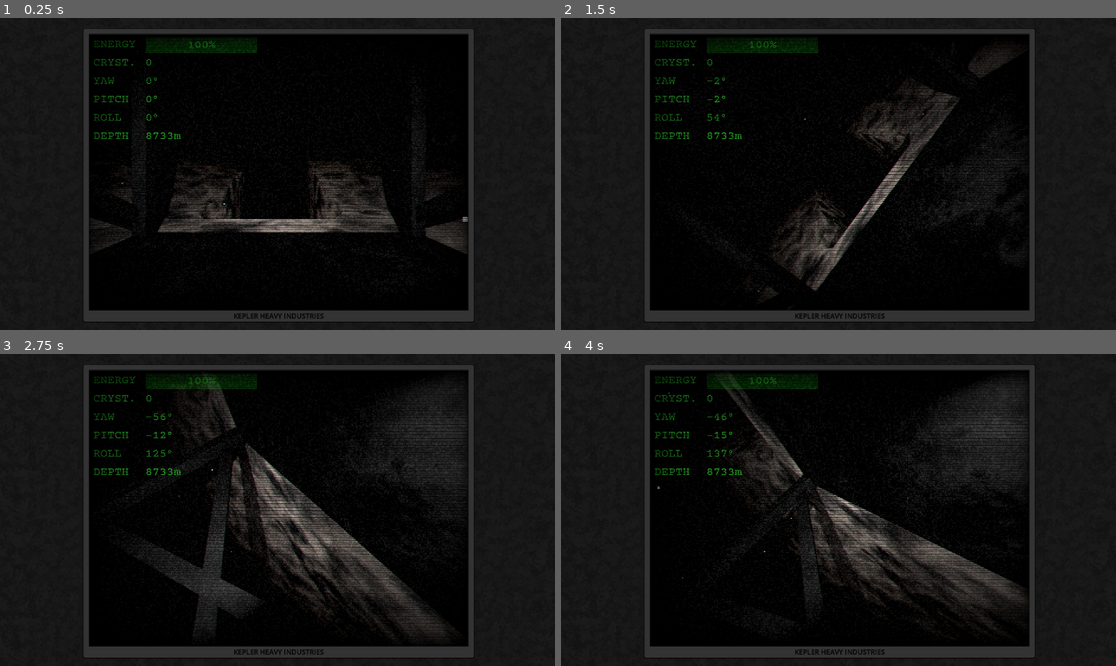
Above: before the commit, frames 1-4 (two rows, left to right).
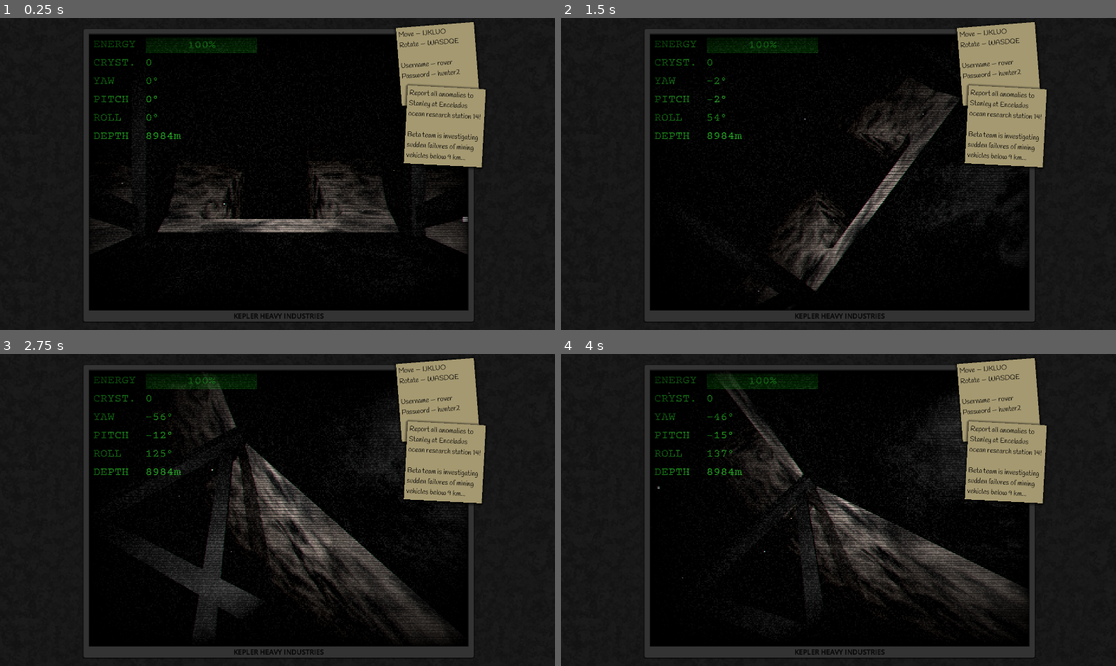
Above: after the commit, the same moments.

Repository: AlnisS/mines-of-enceladus
Game: Godot game, scene res://main.tscn
Two runs of this game, one before a commit and one after it. Both use one fixed random seed, a clock stepped at 60 frames per second and the inputs below.
Inputs:
- Up to frame 1 (0.25 s): no input
- Up to frame 2 (1.5 s): hold E (rov_roll_right) 0.53-1.28 s; hold Shift (rov_translate_sprint) 0.53-1.28 s; hold W (rov_pitch_down) from 1.28 s (still down); tap Shift (rov_translate_sprint) at 1.35 s
- Up to frame 3 (2.75 s): release W (rov_pitch_down) at 2.03 s; hold E (rov_roll_right) from 2.03 s (still down); hold Shift (rov_translate_sprint) from 2.03 s (still down)
- Up to frame 4 (4 s): release E (rov_roll_right) at 2.78 s; release Shift (rov_translate_sprint) at 2.78 s; hold S (rov_pitch_up) 2.78-3.53 s; tap Shift (rov_translate_sprint) at 2.85 s; hold Q (rov_roll_left) from 3.53 s (still down); hold Shift (rov_translate_sprint) from 3.53 s (still down)

The runs differ from the first frame. In frame 1, 6.4% of the frame differs, in the area x 27-88%, y 1-49%; in frame 2, 6.4%; in frame 3, 6.4%; in frame 4, 6.4%.

Commit message:
Add stickies and fix depth indication

Diff:
--- a/main.gd
+++ b/main.gd
@@ -71,7 +71,7 @@
 	%PitchValue.text = "%.0f°" % (rot.x + 0.001)
 	%RollValue.text = "%.0f°" % (-rot.z + 0.001)
 
-	%DepthValue.text = "%.0fm" % -(rov.global_position.z - 8734.0)
+	%DepthValue.text = "%.0fm" % -(rov.global_position.y - 8734.0 - 250.0)
 
 var resetting = false
 
--- a/main.tscn
+++ b/main.tscn
@@ -1,8 +1,9 @@
-[gd_scene load_steps=25 format=3 uid="uid://dr3rs27k1thwn"]
+[gd_scene load_steps=27 format=3 uid="uid://dr3rs27k1thwn"]
 
 [ext_resource type="Script" uid="uid://ds015jldkradl" path="res://main.gd" id="1_ig7tw"]
 [ext_resource type="AudioStream" uid="uid://c7xygtod3o8cy" path="res://assets/audio/ambiance.mp3" id="2_0xm2m"]
 [ext_resource type="PackedScene" uid="uid://14dlbq6mme2p" path="res://things/site/site.tscn" id="2_1bvp3"]
+[ext_resource type="FontFile" uid="uid://2u3ath4ih43f" path="res://assets/fonts/handlee/Handlee-Regular.ttf" id="2_5vw27"]
 [ext_resource type="Theme" uid="uid://dtma84g5avv6c" path="res://assets/themes/rov_ui_theme.tres" id="2_272bh"]
 [ext_resource type="PackedScene" uid="uid://d3w68fj6vmwv7" path="res://things/station/station.tscn" id="3_h2yge"]
 [ext_resource type="AudioStream" uid="uid://c71hhynwhuy2u" path="res://assets/audio/thruster3.mp3" id="5_lquwl"]
@@ -40,6 +41,11 @@
 corner_radius_bottom_left = 5
 shadow_size = 4
 shadow_offset = Vector2(0, 1)
+
+[sub_resource type="StyleBoxFlat" id="StyleBoxFlat_kek77"]
+bg_color = Color(0.6476309, 0.5991749, 0.44474387, 1)
+shadow_size = 10
+shadow_offset = Vector2(0, 2)
 
 [sub_resource type="PhysicsMaterial" id="PhysicsMaterial_7mycd"]
 friction = 0.4
@@ -314,6 +320,36 @@
 layout_mode = 2
 theme_override_styles/panel = SubResource("StyleBoxFlat_0xm2m")
 
+[node name="Sticky" type="Panel" parent="AspectRatioContainer/Panel"]
+z_index = 1
+layout_mode = 1
+anchors_preset = 1
+anchor_left = 1.0
+anchor_right = 1.0
+offset_left = -259.66467
+offset_top = -14.0
+offset_right = 10.335327
+offset_bottom = 256.0
+grow_horizontal = 0
+rotation = -0.07679449
+pivot_offset = Vector2(135, 135)
+theme_override_styles/panel = SubResource("StyleBoxFlat_kek77")
+
+[node name="Label" type="Label" parent="AspectRatioContainer/Panel/Sticky"]
+layout_mode = 0
+offset_left = 7.362671
+offset_top = 8.590164
+offset_right = 265.36267
+offset_bottom = 230.59016
+theme_override_colors/font_color = Color(0, 0, 0, 1)
+theme_override_fonts/font = ExtResource("2_5vw27")
+theme_override_font_sizes/font_size = 24
+text = "Move — IJKLUO
+Rotate — WASDQE
+
+Username — rover
+Password — hunter2"
+
 [node name="Label" type="Label" parent="AspectRatioContainer/Panel"]
 layout_mode = 1
 anchors_preset = 12
@@ -334,6 +370,36 @@
 horizontal_alignment = 1
 vertical_alignment = 2
 
+[node name="Sticky2" type="Panel" parent="AspectRatioContainer/Panel"]
+z_index = 1
+layout_mode = 1
+anchors_preset = 1
+anchor_left = 1.0
+anchor_right = 1.0
+offset_left = -235.66455
+offset_top = 201.99997
+offset_right = 34.33545
+offset_bottom = 471.99997
+grow_horizontal = 0
+rotation = 0.05235988
+pivot_offset = Vector2(135, 135)
+theme_override_styles/panel = SubResource("StyleBoxFlat_kek77")
+
+[node name="Label" type="Label" parent="AspectRatioContainer/Panel/Sticky2"]
+layout_mode = 0
+offset_left = 7.362671
+offset_top = 8.590164
+offset_right = 265.36267
+offset_bottom = 230.59016
+theme_override_colors/font_color = Color(0, 0, 0, 1)
+theme_override_fonts/font = ExtResource("2_5vw27")
+theme_override_font_sizes/font_size = 24
+text = "Report all anomalies to Stanley at Enceladus ocean research station 14!
+
+Beta team is investigating sudden failures of mining vehicles below 9 km...
+"
+autowrap_mode = 2
+
 [node name="MarginContainer" type="MarginContainer" parent="AspectRatioContainer"]
 layout_mode = 2
 theme_override_constants/margin_left = 20
Binary file added: assets/fonts/handlee/Handlee-Regular.ttf
Not shown, added: assets/fonts/handlee/Handlee-Regular.ttf.import
Not shown, added: assets/fonts/handlee/OFL.txt
